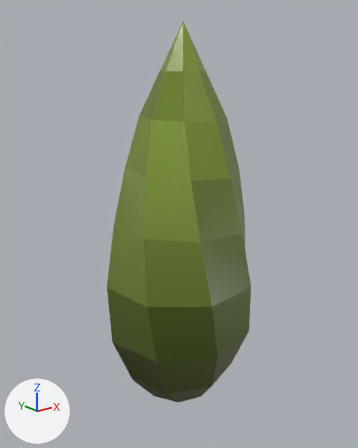
The COLLADA model resources/dae/tree.dae, before and after one commit.
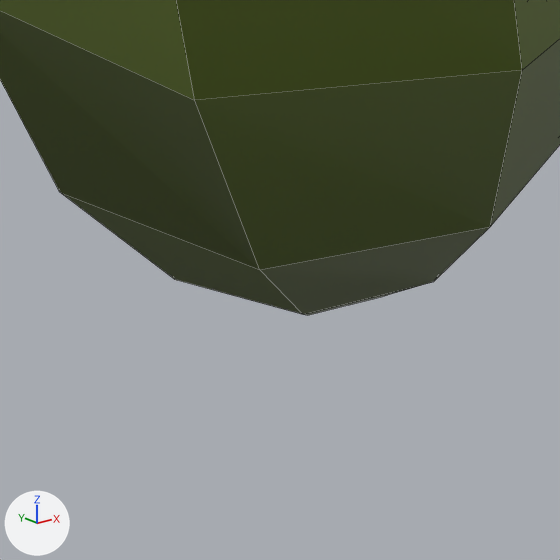
Each version appears first whole from a 50 mm lens placed at (-19.48, -24.58, 24.11), pointed at (0.2, 0.03, 14.27), and next in a close-up on the part from 34% to 63% of the width and 77% to 100% of the height. The axes (+X, +Y, +Z) are drawn at lower left. The lights are the same throughout. The close-ups show mesh edges as thin lines.

Before the edit, the objects in view are built like this:
```python
me_tree = bpy.data.meshes.new('tree')
me_tree.from_pydata(...)  # 73 vertices, 72 faces; spans x -4.9..4.8, y -5.1..4.4, z 1.5..26.8
me_tree.materials.append(mat_default)
ob_tree = bpy.data.objects.new('tree', me_tree)
ob_tree.location = (0.0, 0.0, 0.0)
```
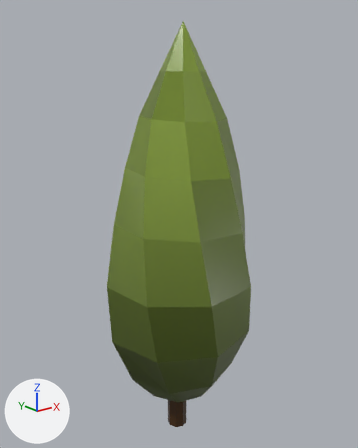
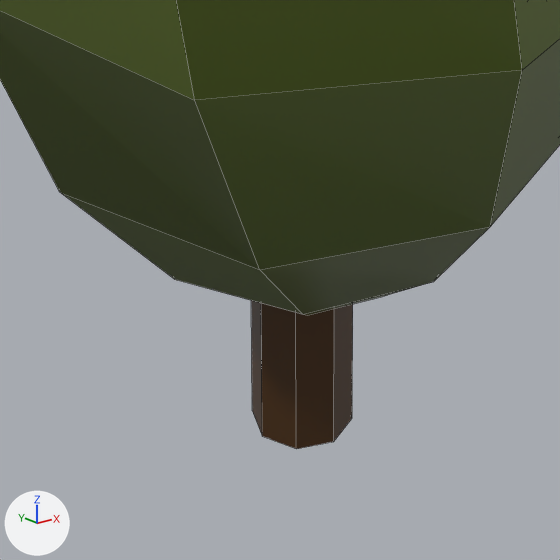
What differs and where, as boxes [x1, y1, x2, y2] in the close-ups (560 x 560 px):
'tree', reshaped: before [0, 0, 560, 315]; after [0, 0, 560, 449]
part 1 of me_tree, added (brown): after [251, 300, 353, 449]

Diff of the bpy script that builds the scene:
```diff
--- a/resources/dae/tree.dae.py
+++ b/resources/dae/tree.dae.py
@@ me_tree @@
 # used by ob_tree; location = (0.0, 0.0, 0.0)
-me_tree.from_pydata(...)  # 73 vertices, 72 faces; spans x -4.9..4.8, y -5.1..4.4, z 1.5..26.8
+me_tree.from_pydata(...)  # 89 vertices, 82 faces; spans x -4.9..4.8, y -5.1..4.4, z -1.2..26.8
+# me_tree part 1: a new loose piece, an 8-sided cylinder along z spanning x -0.7..0.7, y -0.7..0.7, z -1.2..2.0, in mat_default
 me_tree.materials.append(mat_default)
```
